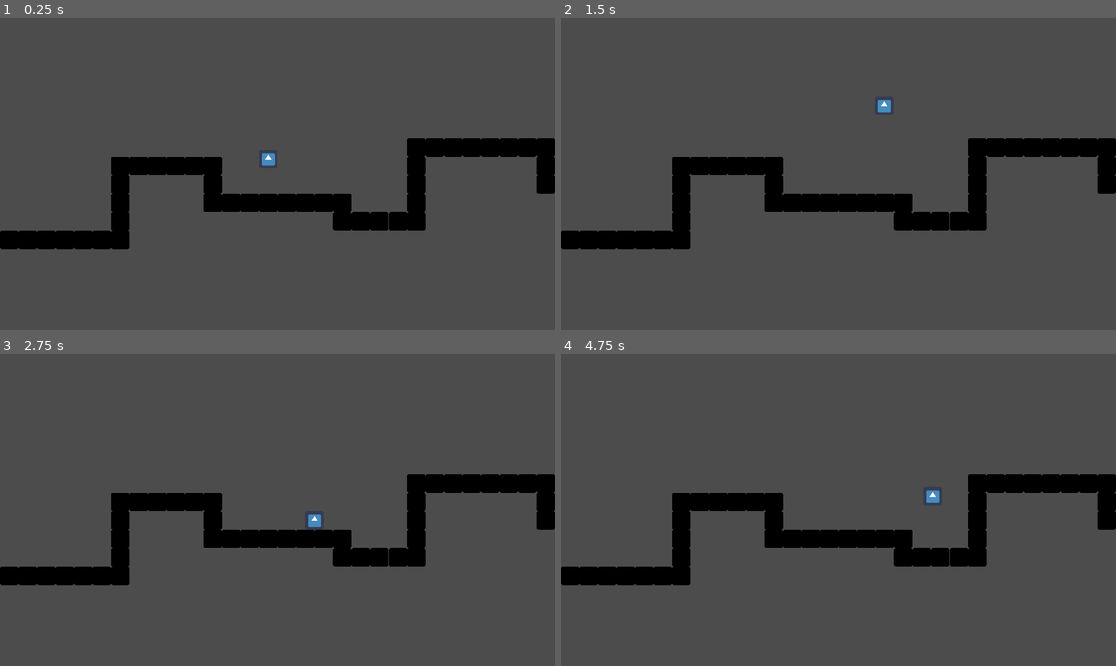
Above: before the commit, frames 1-4 (two rows, left to right).
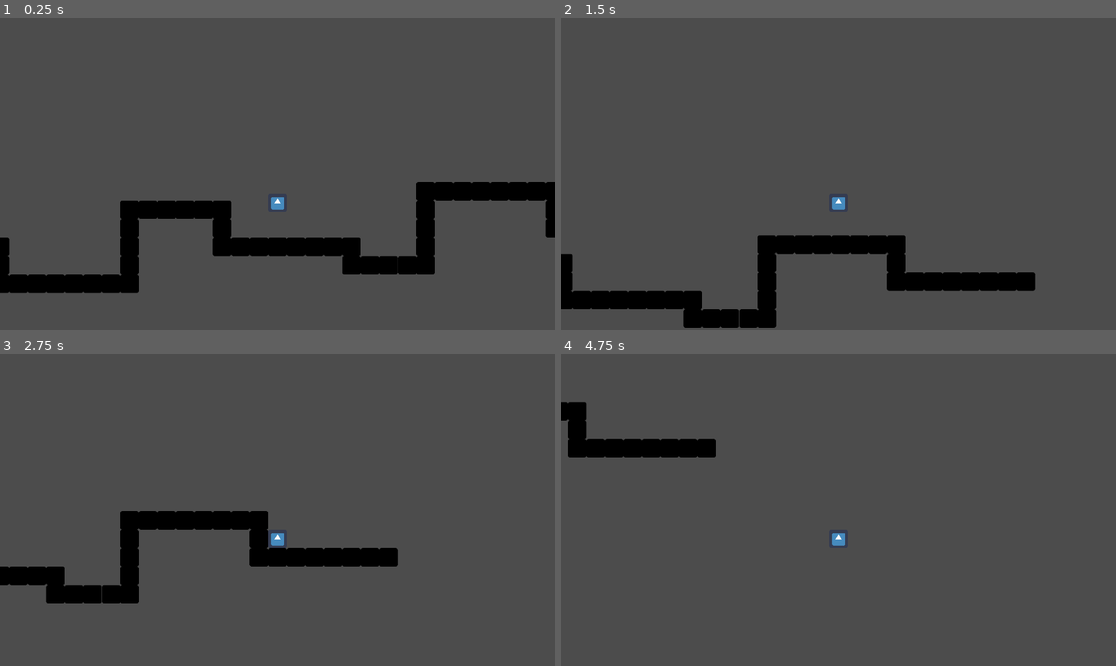
Above: after the commit, the same moments.

Repository: ThomasLalo/GameStuff
Game: Godot game, scene res://World.tscn
Two runs of this game, one before a commit and one after it. Both use one fixed random seed, a clock stepped at 60 frames per second and the inputs below. The engine's default icon, where the game draws it, is replaced by a stand-in: a white triangle on a blue panel in a dark square.
Inputs:
- Up to frame 1 (0.25 s): no input
- Up to frame 2 (1.5 s): hold Right (ui_right) from 0.53 s (still down); tap Up (ui_up) at 0.77 s
- Up to frame 3 (2.75 s): tap Up (ui_up) at 1.52 s; release Right (ui_right) at 2.03 s; hold Left (ui_left) from 2.03 s (still down)
- Up to frame 4 (4.75 s): release Left (ui_left) at 2.78 s; hold Right (ui_right) 2.78-4.28 s; tap Up (ui_up) at 3.02, 3.77, 4.52 s; hold Left (ui_left) from 4.28 s (still down)

The runs differ from the first frame. In frame 1, 15% of the frame differs, in the area x 0-100%, y 38-89%; in frame 2, 15%; in frame 3, 9.9%; in frame 4, 11%.

Commit message:
added camera and 2nd world

Diff:
--- a/godotFiles/KinematicBody2D.gd
+++ b/godotFiles/KinematicBody2D.gd
@@ -7,10 +7,10 @@
 	motion.y += 20
 
 	if Input.is_action_pressed("ui_right"):
-		motion.x = 200
+		motion.x = 800
 
 	elif Input.is_action_pressed("ui_left"):
-		motion.x = -200
+		motion.x = -800
 
 	else:
 		motion.x = 0
--- /dev/null
+++ b/godotFiles/PortalToMainWorld.gd
@@ -0,0 +1,11 @@
+extends Area2D
+
+func _physics_process(delta):
+
+	# code to change world on collision with portal
+	var bodies = get_overlapping_bodies()
+	# print(bodies) # for debugging
+
+	for body in bodies:
+		if body.name == "KinematicBody2D":
+			get_tree().change_scene("World.tscn")
--- a/godotFiles/World.tscn
+++ b/godotFiles/World.tscn
@@ -25,7 +25,15 @@
 [node name="CollisionShape2D" type="CollisionShape2D" parent="KinematicBody2D"]
 shape = SubResource( 1 )
 
+[node name="Camera2D" type="Camera2D" parent="KinematicBody2D"]
+offset = Vector2( 0, -100 )
+rotating = true
+current = true
+process_mode = 0
+smoothing_speed = 15.0
+
 [node name="Walls" type="Node" parent="."]
+editor/display_folded = true
 
 [node name="Wall" type="StaticBody2D" parent="Walls"]
 editor/display_folded = true
--- /dev/null
+++ b/godotFiles/World2.tscn
@@ -0,0 +1,231 @@
+[gd_scene load_steps=7 format=2]
+
+[ext_resource path="res://KinematicBody2D.gd" type="Script" id=1]
+[ext_resource path="res://icon.png" type="Texture" id=2]
+[ext_resource path="res://PortalToMainWorld.gd" type="Script" id=3]
+
+[sub_resource type="RectangleShape2D" id=1]
+extents = Vector2( 32, 32 )
+
+[sub_resource type="RectangleShape2D" id=2]
+extents = Vector2( 32, 32 )
+
+[sub_resource type="RectangleShape2D" id=3]
+extents = Vector2( 32, 32 )
+
+[node name="World2" type="Node"]
+
+[node name="KinematicBody2D" type="KinematicBody2D" parent="."]
+position = Vector2( 768, 576 )
+script = ExtResource( 1 )
+
+[node name="Sprite" type="Sprite" parent="KinematicBody2D"]
+texture = ExtResource( 2 )
+
+[node name="CollisionShape2D" type="CollisionShape2D" parent="KinematicBody2D"]
+shape = SubResource( 1 )
+
+[node name="Camera2D" type="Camera2D" parent="KinematicBody2D"]
+offset = Vector2( 0, -100 )
+rotating = true
+current = true
+process_mode = 0
+smoothing_speed = 15.0
+
+[node name="Walls" type="Node" parent="."]
+editor/display_folded = true
+
+[node name="Wall" type="StaticBody2D" parent="Walls"]
+editor/display_folded = true
+modulate = Color( 0, 0, 0, 1 )
+position = Vector2( 928, 640 )
+__meta__ = {
+"_edit_group_": true
+}
+
+[node name="Sprite" type="Sprite" parent="Walls/Wall"]
+texture = ExtResource( 2 )
+
+[node name="CollisionShape2D" type="CollisionShape2D" parent="Walls/Wall"]
+shape = SubResource( 2 )
+
+[node name="Wall5" type="StaticBody2D" parent="Walls"]
+editor/display_folded = true
+modulate = Color( 0, 0, 0, 1 )
+position = Vector2( 864, 640 )
+__meta__ = {
+"_edit_group_": true
+}
+
+[node name="Sprite" type="Sprite" parent="Walls/Wall5"]
+texture = ExtResource( 2 )
+
+[node name="CollisionShape2D" type="CollisionShape2D" parent="Walls/Wall5"]
+shape = SubResource( 2 )
+
+[node name="Wall6" type="StaticBody2D" parent="Walls"]
+editor/display_folded = true
+modulate = Color( 0, 0, 0, 1 )
+position = Vector2( 800, 640 )
+__meta__ = {
+"_edit_group_": true
+}
+
+[node name="Sprite" type="Sprite" parent="Walls/Wall6"]
+texture = ExtResource( 2 )
+
+[node name="CollisionShape2D" type="CollisionShape2D" parent="Walls/Wall6"]
+shape = SubResource( 2 )
+
+[node name="Wall7" type="StaticBody2D" parent="Walls"]
+editor/display_folded = true
+modulate = Color( 0, 0, 0, 1 )
+position = Vector2( 736, 640 )
+__meta__ = {
+"_edit_group_": true
+}
+
+[node name="Sprite" type="Sprite" parent="Walls/Wall7"]
+texture = ExtResource( 2 )
+
+[node name="CollisionShape2D" type="CollisionShape2D" parent="Walls/Wall7"]
+shape = SubResource( 2 )
+
+[node name="Wall2" type="StaticBody2D" parent="Walls"]
+editor/display_folded = true
+modulate = Color( 0, 0, 0, 1 )
+position = Vector2( 992, 640 )
+__meta__ = {
+"_edit_group_": true
+}
+
+[node name="Sprite" type="Sprite" parent="Walls/Wall2"]
+texture = ExtResource( 2 )
+
+[node name="CollisionShape2D" type="CollisionShape2D" parent="Walls/Wall2"]
+shape = SubResource( 2 )
+
+[node name="Wall3" type="StaticBody2D" parent="Walls"]
+editor/display_folded = true
+modulate = Color( 0, 0, 0, 1 )
+position = Vector2( 1056, 640 )
+__meta__ = {
+"_edit_group_": true
+}
+
+[node name="Sprite" type="Sprite" parent="Walls/Wall3"]
+texture = ExtResource( 2 )
+
+[node name="CollisionShape2D" type="CollisionShape2D" parent="Walls/Wall3"]
+shape = SubResource( 2 )
+
+[node name="Wall4" type="StaticBody2D" parent="Walls"]
+editor/display_folded = true
+modulate = Color( 0, 0, 0, 1 )
+position = Vector2( 1120, 640 )
+__meta__ = {
+"_edit_group_": true
+}
+
+[node name="Sprite" type="Sprite" parent="Walls/Wall4"]
+texture = ExtResource( 2 )
+
+[node name="CollisionShape2D" type="CollisionShape2D" parent="Walls/Wall4"]
+shape = SubResource( 2 )
+
+[node name="Wall11" type="StaticBody2D" parent="Walls"]
+editor/display_folded = true
+modulate = Color( 0, 0, 0, 1 )
+position = Vector2( 1184, 640 )
+__meta__ = {
+"_edit_group_": true
+}
+
+[node name="Sprite" type="Sprite" parent="Walls/Wall11"]
+texture = ExtResource( 2 )
+
+[node name="CollisionShape2D" type="CollisionShape2D" parent="Walls/Wall11"]
+shape = SubResource( 2 )
+
+[node name="Wall12" type="StaticBody2D" parent="Walls"]
+editor/display_folded = true
+modulate = Color( 0, 0, 0, 1 )
+position = Vector2( 1184, 576 )
+__meta__ = {
+"_edit_group_": true
+}
+
+[node name="Sprite" type="Sprite" parent="Walls/Wall12"]
+texture = ExtResource( 2 )
+
+[node name="CollisionShape2D" type="CollisionShape2D" parent="Walls/Wall12"]
+shape = SubResource( 2 )
+
+[node name="Wall13" type="StaticBody2D" parent="Walls"]
+editor/display_folded = true
+modulate = Color( 0, 0, 0, 1 )
+position = Vector2( 1184, 512 )
+__meta__ = {
+"_edit_group_": true
+}
+
+[node name="Sprite" type="Sprite" parent="Walls/Wall13"]
+texture = ExtResource( 2 )
+
+[node name="CollisionShape2D" type="CollisionShape2D" parent="Walls/Wall13"]
+shape = SubResource( 2 )
+
+[node name="Wall14" type="StaticBody2D" parent="Walls"]
+editor/display_folded = true
+modulate = Color( 0, 0, 0, 1 )
+position = Vector2( 1312, 640 )
+__meta__ = {
+"_edit_group_": true
+}
+
+[node name="Sprite" type="Sprite" parent="Walls/Wall14"]
+texture = ExtResource( 2 )
+
+[node name="CollisionShape2D" type="CollisionShape2D" parent="Walls/Wall14"]
+shape = SubResource( 2 )
+
+[node name="Wall15" type="StaticBody2D" parent="Walls"]
+editor/display_folded = true
+modulate = Color( 0, 0, 0, 1 )
+position = Vector2( 1376, 640 )
+__meta__ = {
+"_edit_group_": true
+}
+
+[node name="Sprite" type="Sprite" parent="Walls/Wall15"]
+texture = ExtResource( 2 )
+
+[node name="CollisionShape2D" type="CollisionShape2D" parent="Walls/Wall15"]
+shape = SubResource( 2 )
+
+[node name="Wall16" type="StaticBody2D" parent="Walls"]
+editor/display_folded = true
+modulate = Color( 0, 0, 0, 1 )
+position = Vector2( 1248, 640 )
+__meta__ = {
+"_edit_group_": true
+}
+
+[node name="Sprite" type="Sprite" parent="Walls/Wall16"]
+texture = ExtResource( 2 )
+
+[node name="CollisionShape2D" type="CollisionShape2D" parent="Walls/Wall16"]
+shape = SubResource( 2 )
+
+[node name="PortalToMainWorld" type="Area2D" parent="."]
+position = Vector2( 1504, 512 )
+script = ExtResource( 3 )
+__meta__ = {
+"_edit_group_": true
+}
+
+[node name="Sprite" type="Sprite" parent="PortalToMainWorld"]
+texture = ExtResource( 2 )
+
+[node name="CollisionShape2D" type="CollisionShape2D" parent="PortalToMainWorld"]
+shape = SubResource( 3 )
